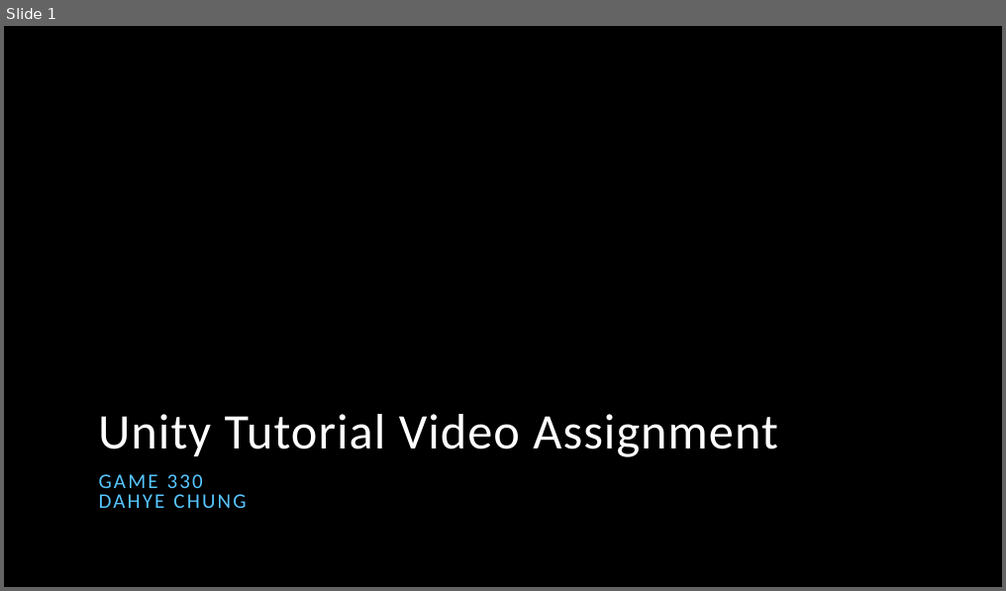
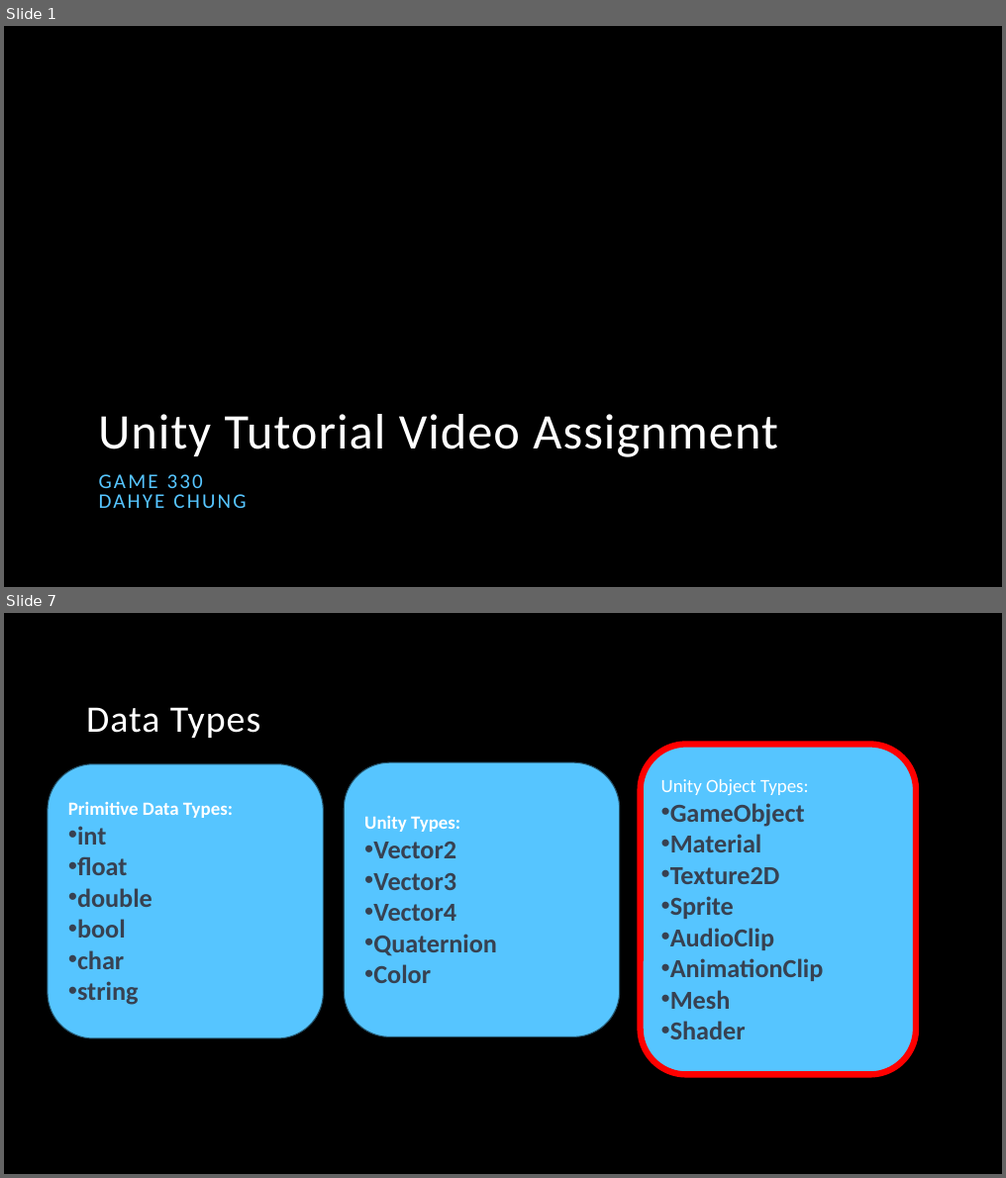
Before and after one commit to DahyeChung/2023Fall, a slide deck: Game 330 Unity/Unity Tutorial/Scriptable Object Tutorial.pptx. Shown one above the other, each under a label of ours: slide 1 before the commit, slides 1 and 7 after it; the slides between them are not shown. The pictures are 1006x591 and 1006x1178 pixels, drawn with LibreOffice and Linux fonts; fonts in the diff are those of the drawing; background and template pictures are left out. Boxes give left, top, right and bottom in pixels: in the first picture for what was removed or moved away, otherwise in the second. Text is boxed around its words. In the diff, an @@ line names an element or a change of style, - is before the commit and + after.

```diff
--- a/Game 330 Unity/Unity Tutorial/Scriptable Object Tutorial.pptx
+++ b/Game 330 Unity/Unity Tutorial/Scriptable Object Tutorial.pptx
@@ slide 7 added at (4, 613, 1002, 1174), background picture (left out) @@
@@ title added at (86, 707, 260, 738), 36 pt, text #FFFFFF @@
+Data Types
@@ rounded rectangle added at (641, 744, 916, 1075), fill #56C5FF, outline #FF0000 6 pt, 25 pt, text #374151, bold @@
+Unity Object Types:
+• GameObject
+• Material
+• Texture2D
+• Sprite
+• AudioClip
+• AnimationClip
+• Mesh
+• Shader
@@ rounded rectangle added at (48, 764, 323, 1039), fill #56C5FF, outline #265670 1 pt, 25 pt, text #374151, bold @@
+Primitive Data Types:
+• int
+• float
+• double
+• bool
+• char
+• string
@@ rounded rectangle added at (344, 762, 620, 1038), fill #56C5FF, outline #265670 1 pt, 25 pt, text #374151, bold @@
+Unity Types:
+• Vector2
+• Vector3
+• Vector4
+• Quaternion
+• Color
```
Also in this commit, not shown: 1 slide changed, 7 other slides added, 5 slides removed, 3 other files.
